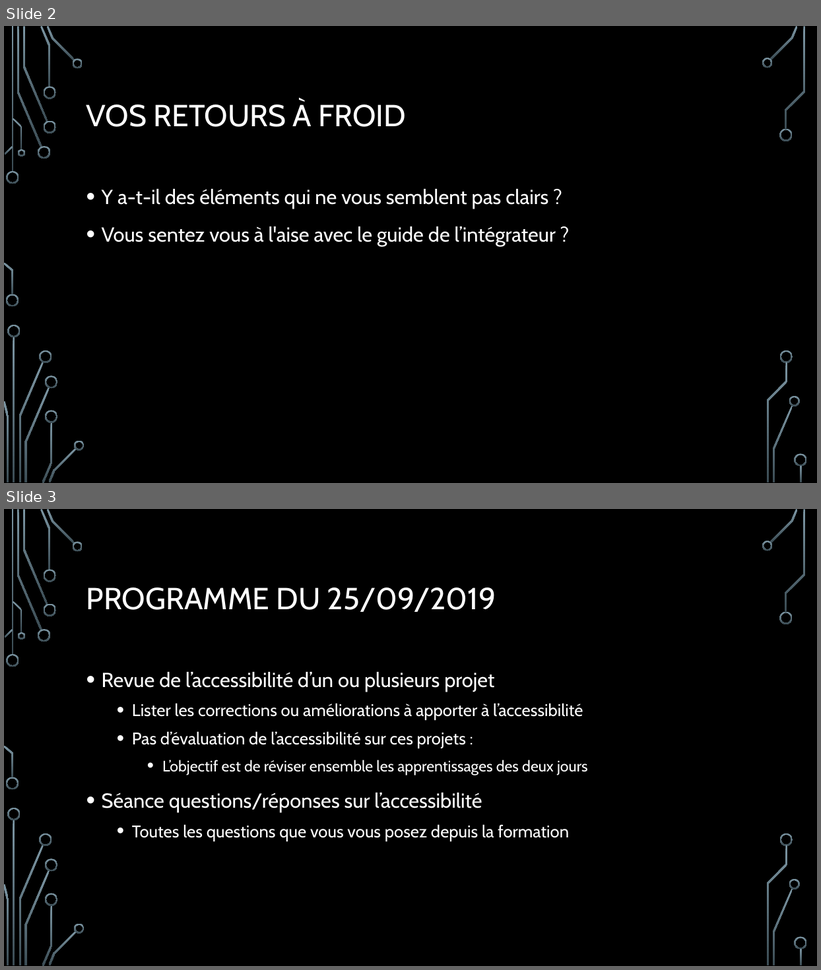
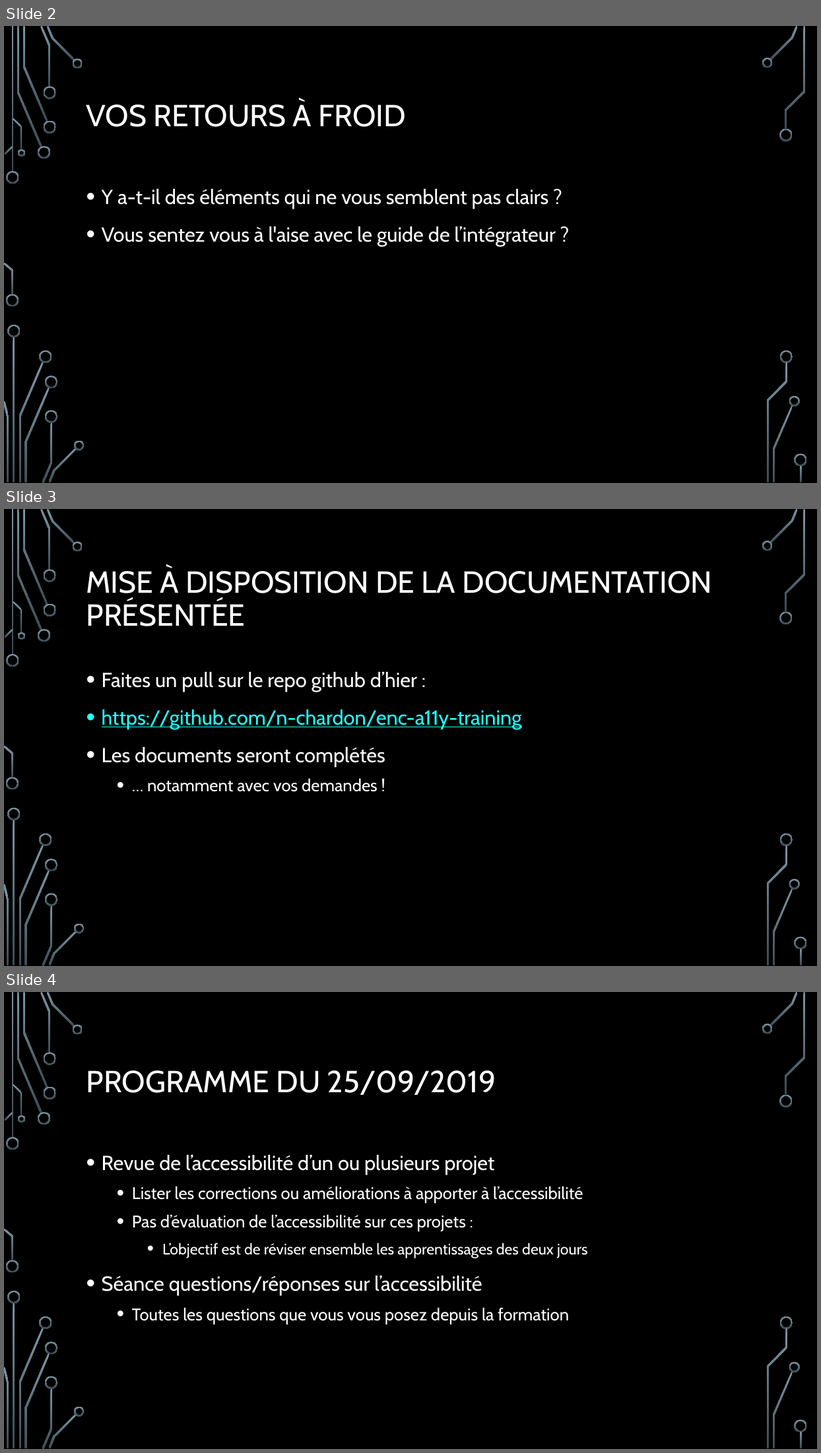
Before and after one commit to n-chardon/enc-a11y-training, a slide deck: presentations/Retours sur la journée 1.pptx. Shown one above the other, each under a label of ours: slides 2 and 3 before the commit, slides 2, 3 and 4 after it. The pictures are 821x970 and 821x1453 pixels, drawn with LibreOffice and Linux fonts; fonts in the diff are those of the drawing; background and template pictures are left out. Boxes give left, top, right and bottom in pixels: in the first picture for what was removed or moved away, otherwise in the second. Text is boxed around its words. In the diff, an @@ line names an element or a change of style, - is before the commit and + after.

Commit message:
update docs #2

```diff
--- a/presentations/Retours sur la journée 1.pptx
+++ b/presentations/Retours sur la journée 1.pptx
@@ slide 3 added at [4,509,817,966], background picture (left out); not listed: 36 template elements that a slide beside it also shows @@
@@ title added at [86,567,713,626], 36 pt, text #FFFFFF @@
+MISE À DISPOSITION DE LA DOCUMENTATION PRÉSENTÉE
@@ text added at [102,672,522,792], 24 pt, text #FFFFFF @@
+• Faites un pull sur le repo github d’hier :
+• https://github.com/n-chardon/enc-a11y-training
+• Les documents seront complétés
+  • … notamment avec vos demandes !
@@ what was slide 3 is now slide 4 @@
```
